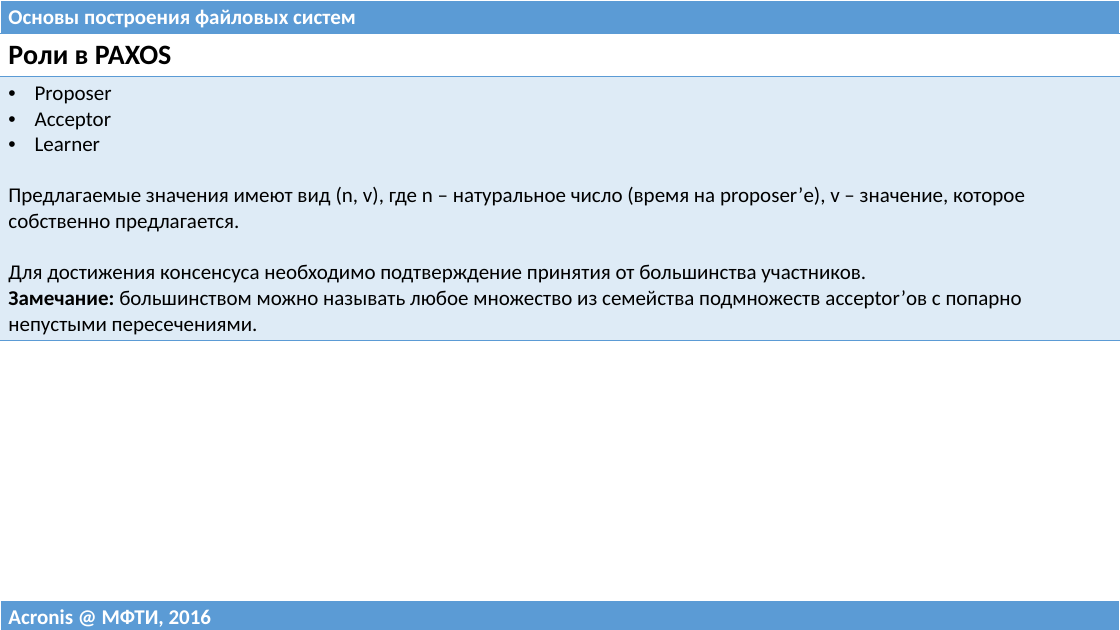
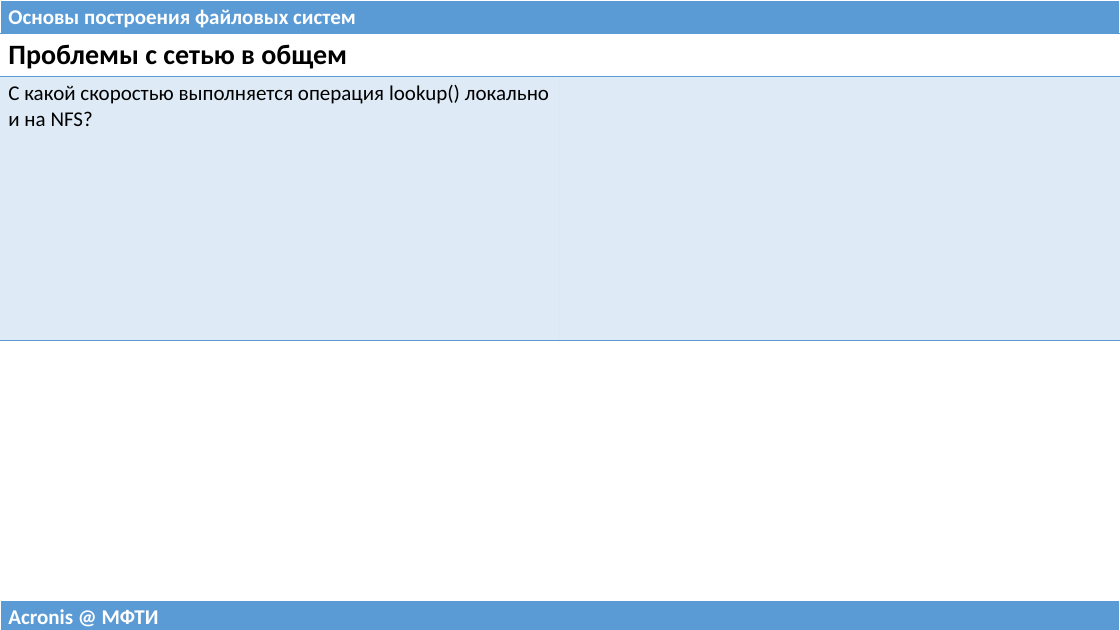
Before and after one commit to 75cc8545e7b021ed280ed0ef99fc7fc4/filesystems-101, a slide deck: slide 33 of talks/src/class11.pptx (slide 12 before the commit). Drawn at 1120x630 pixels with LibreOffice and Linux fonts; fonts in the diff are those of the drawing. Boxes give left, top, right and bottom in pixels: in the first picture for what was removed or moved away, otherwise in the second. Text is boxed around its words. In the diff, an @@ line names an element or a change of style, - is before the commit and + after.

```diff
--- a/talks/src/class11.pptx
+++ b/talks/src/class11.pptx
@@ table at <box>0,34,1120,336</box> @@
-column 1: Роли в PAXOS | Proposer / Acceptor / Learner / Предлагаемые значения имеют вид (n, v), где n – натуральное число (время на proposer’е), v – значение, которое собственно предлагается. / Для достижения консенсуса необходимо подтверждение принятия от большинства участников. / Замечание: большинством можно называть любое множество из семейства подмножеств acceptor’ов с попарно непустыми пересечениями.
+column 1: Проблемы с сетью в общем | С какой скоростью выполняется операция lookup() локально и на NFS?
+column 2:  | 
@@ table at <box>0,600,1120,630</box> @@
-row 1, column 1: Acronis @ МФТИ, 2016
+row 1, column 1: Acronis @ МФТИ
```
Also in this commit, not shown: 2 other slides changed, 53 slides added, 16 slides removed, 1 other file.
